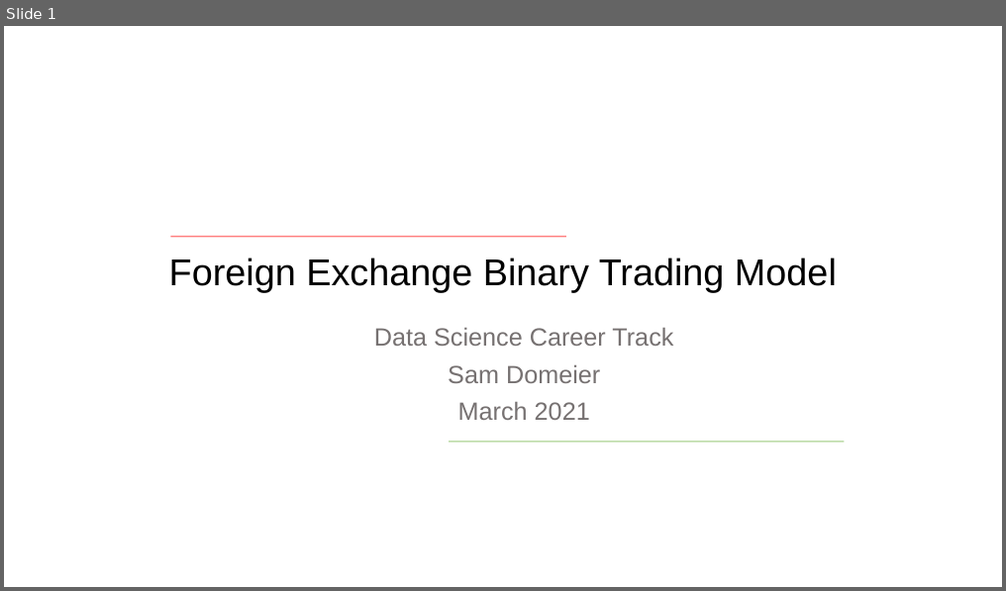
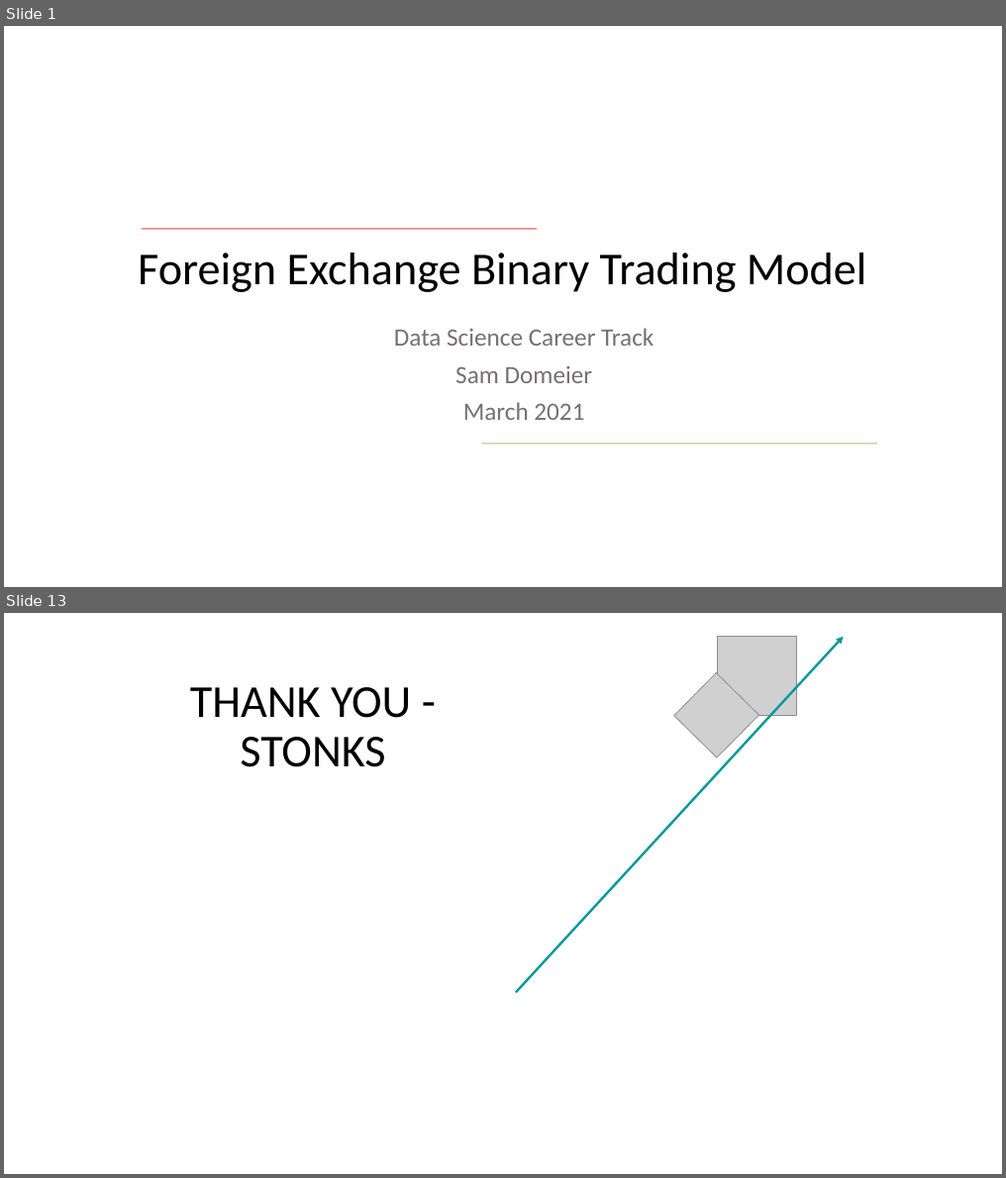
Before and after one commit to samdomeier/Springboard-projects, a slide deck: forex_binary_trading_classification/forex_model_presentation.pptx. Shown one above the other, each under a label of ours: slide 1 before the commit, slides 1 and 13 after it; the slides between them are not shown. The pictures are 1006x591 and 1006x1178 pixels, drawn with LibreOffice and Linux fonts; fonts in the diff are those of the drawing; grey boxes stand for pictures; background and template pictures are left out. Boxes give left, top, right and bottom in pixels: in the first picture for what was removed or moved away, otherwise in the second. Text is boxed around its words. In the diff, an @@ line names an element or a change of style, - is before the commit and + after.

```diff
--- a/forex_binary_trading_classification/forex_model_presentation.pptx
+++ b/forex_binary_trading_classification/forex_model_presentation.pptx
@@ slide 13 added at (x1=4, y1=613, x2=1002, y2=1174), background picture (left out) @@
@@ arrow added from (516, 992) to (844, 636), #009999 2.25 pt @@
@@ picture added at (x1=718, y1=636, x2=796, y2=715) @@
@@ title added at (x1=190, y1=687, x2=411, y2=767), 44 pt, text #000000 @@
+THANK YOU -
+STONKS
@@ picture added at (x1=674, y1=673, x2=759, y2=758) @@
@@ slide 1 changed as well @@
@@ line moved from (171, 236) - (566, 236) to (141, 229) - (537, 229) @@
@@ title "Foreign Exchange Binary Trading Model" at (x1=138, y1=253, x2=867, y2=292): size 36 to 44 pt, font Arial to Calibri @@
@@ subtitle "Data Science Career Track" at (x1=394, y1=328, x2=653, y2=420): font Arial to Calibri @@
@@ line moved from (449, 442) - (844, 442) to (481, 444) - (877, 444) @@
```
Also in this commit, not shown: 11 other slides added, 1 slide removed.
